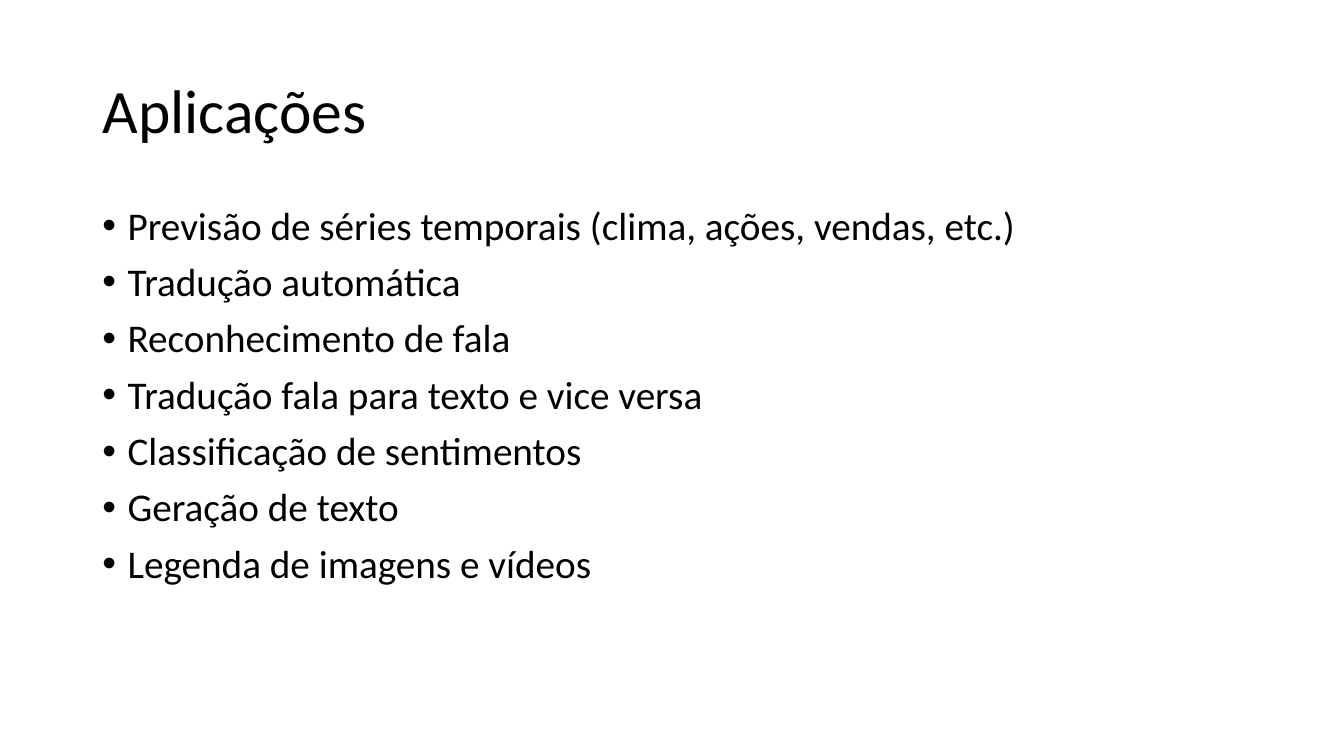
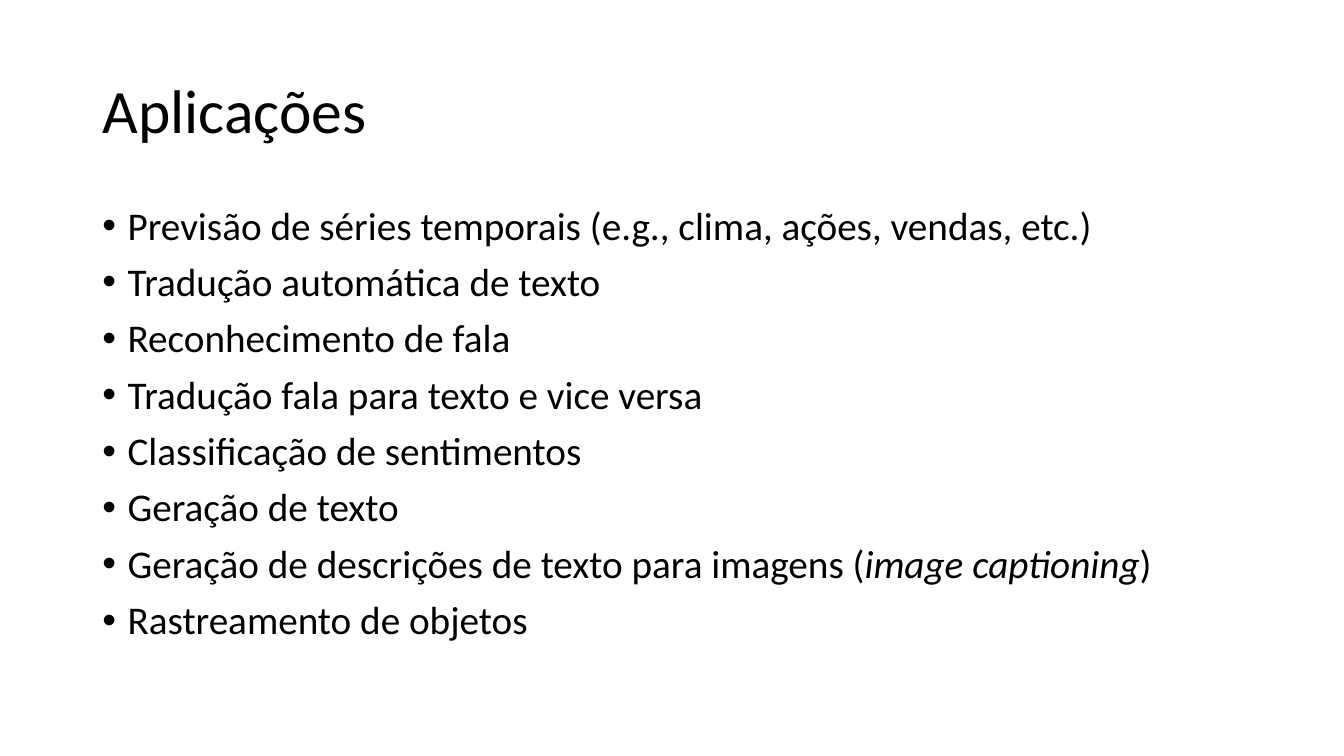
Before and after one commit to zz4fap/c24_inteligencia_artificial, a slide deck: slide 3 of slides/C24_RNN.pptx. Drawn at 1344x756 pixels with LibreOffice and Linux fonts; fonts in the diff are those of the drawing. Boxes give left, top, right and bottom in pixels: in the first picture for what was removed or moved away, otherwise in the second. Text is boxed around its words. In the diff, an @@ line names an element or a change of style, - is before the commit and + after.

```diff
--- a/slides/C24_RNN.pptx
+++ b/slides/C24_RNN.pptx
@@ text at bbox=[128, 211, 1091, 303]: text changed @@
-• Previsão de séries temporais (clima, ações, vendas, etc.)
-• Tradução automática
+• Previsão de séries temporais (e.g., clima, ações, vendas, etc.)
+• Tradução automática de texto
@@ text at bbox=[128, 549, 1151, 641]: text changed @@
-• Legenda de imagens e vídeos
+• Geração de descrições de texto para imagens (image captioning)
+• Rastreamento de objetos
```
Also in this commit, not shown: 13 other slides changed, 10 slides added, 1 slide removed.
